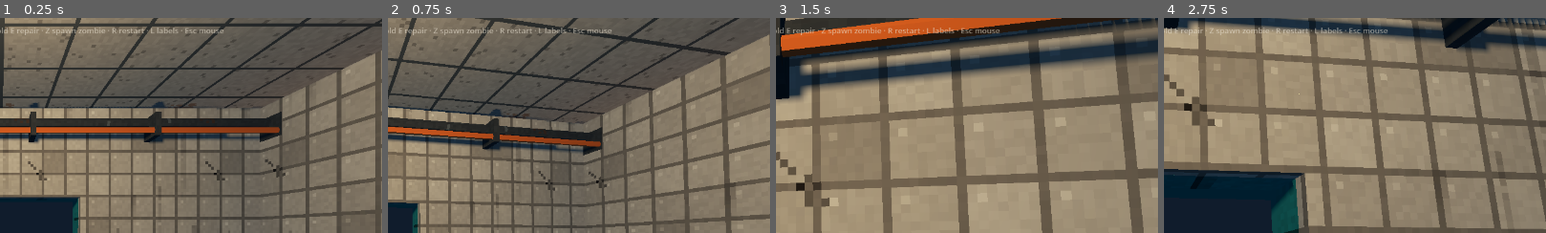
Above: before the commit, frames 1-4 (left to right).
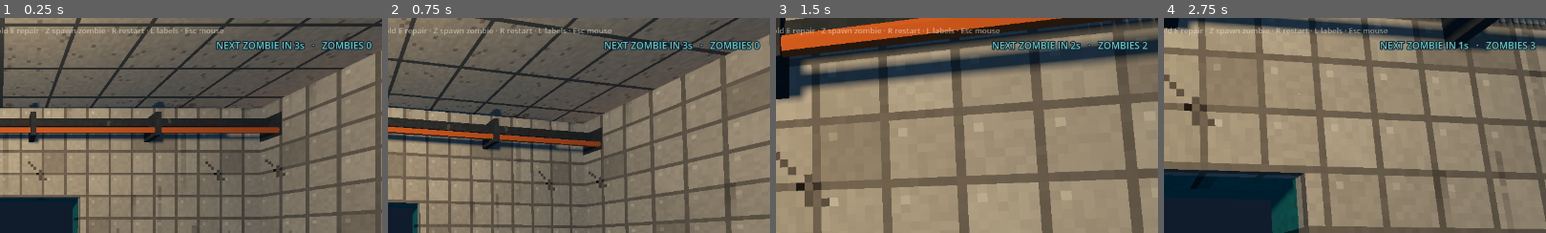
Above: after the commit, the same moments.

Repository: jojorabbit23/drivethru
Game: Godot game, scene res://main.tscn
Two runs of this game, one before a commit and one after it. Both use one fixed random seed, a clock stepped at 60 frames per second and the inputs below.
Inputs (mouse positions are % of the whole screen's width and height, from its top left):
- Up to frame 1 (0.25 s): no input
- Up to frame 2 (0.75 s): tap Enter at 0.5 s; move the mouse to (55, 50) at 0.52 s; press the mouse at (55, 50) at 0.53 s; hold W (move_forward) from 0.53 s (still down)
- Up to frame 3 (1.5 s): keep holding W (move_forward); tap Space (jump) at 0.77 s; tap Z at 0.8, 1.35 s; move the mouse to (45, 50) at 1.27 s; release the mouse at (45, 50) at 1.28 s
- Up to frame 4 (2.75 s): keep holding W (move_forward); tap Space (jump) at 1.52 s; click (45, 50) at 1.55 s; move the mouse to (52, 48) at 2.02 s; right-click (52, 48) at 2.1 s; tap Z at 2.3 s
The pictures show only the part of the screen within x 50-100%, y 0-50%; the shares and areas given below are measured in that part.

The runs differ from the first frame. In frame 1, 1.3% of the frame differs, in the area x 56-98%, y 10-16%; in frame 2, 1.2%; in frame 3, 1.2%; in frame 4, 1.2%.

Commit message:
Spawn a Shambler every 11 seconds from either lane
- main.gd: wave clock (first at 3 s, then every spawn_interval = 11 s),
  random lane per spawn toward that lane's boarded window, never three in a
  row from one side, max_zombies cap, stops when the player dies
- HUD countdown to the next zombie and a live zombie count
- tools/spawn_test.gd: 2-minute run checks timing, both sides, no streaks,
  lane start points, every zombie reaching its own window, stop on death
- README/AGENTS: document the spawner and the new test

All seven test commands pass.

Co-Authored-By: Claude Opus 5.5 <noreply@anthropic.com>
Claude-Session: https://claude.ai/code/session_01WCsn9RbBfcfb7Wuzf9BFFz

Diff:
--- a/main.gd
+++ b/main.gd
@@ -5,7 +5,12 @@
 
 @export var auto_spawn := true      # tests switch this off
 @export var first_zombie_delay := 3.0
-@export var max_zombies := 12
+@export var spawn_interval := 11.0   # a new Shambler every this many seconds
+@export var max_zombies := 12        # alive at once; a spawn is skipped while at the cap
+
+var _spawn_t := 0.0
+var _spawned := 0
+var _last_sides: Array[String] = []  # recent lanes, to avoid long streaks on one side
 
 @onready var player: CharacterBody3D = $Player
 @onready var shop: Node3D = $ShopGreybox
@@ -28,8 +33,34 @@
 	player.weapon_changed.connect(func(_i, _w): _update_weapon())
 	_update_weapon()
 	_update_health()
-	if auto_spawn:
-		get_tree().create_timer(first_zombie_delay).timeout.connect(func(): spawn_zombie(shop.get_node("Windows/Window_A")))
+	_spawn_t = first_zombie_delay
+
+# Wave clock: first zombie after first_zombie_delay, then one every
+# spawn_interval seconds, on a random lane (never three in a row on the same
+# side). Stops when the player dies.
+func _physics_process(delta: float) -> void:
+	if not auto_spawn or player.is_dead():
+		return
+	_spawn_t -= delta
+	if _spawn_t <= 0.0:
+		_spawn_t += spawn_interval
+		spawn_zombie(_pick_window())
+
+func _pick_window() -> Node3D:
+	var windows := get_tree().get_nodes_in_group("windows")
+	var pick: Node3D = windows[randi() % windows.size()]
+	if _last_sides.size() >= 2 and _last_sides[-1] == _last_sides[-2] and _last_sides[-1] == pick.name:
+		for w in windows:
+			if w.name != pick.name:
+				pick = w
+				break
+	_last_sides.append(pick.name)
+	if _last_sides.size() > 2:
+		_last_sides.pop_front()
+	return pick
+
+func next_spawn_in() -> float:
+	return maxf(_spawn_t, 0.0)
 
 func spawn_zombie(window: Node3D = null) -> Node:
 	if get_tree().get_nodes_in_group("zombies").size() >= max_zombies:
@@ -37,6 +68,7 @@
 	var windows := get_tree().get_nodes_in_group("windows")
 	if window == null:
 		window = windows[randi() % windows.size()]
+	_spawned += 1
 	var z := SHAMBLER.instantiate()
 	z.setup(window, player)
 	add_child(z)
@@ -63,6 +95,7 @@
 	_hud["cross"].modulate = Color("#F3A34D") if _hitmark > 0.0 else Color("#E9E1D1")
 	_hud["cross"].scale = Vector2.ONE * (1.0 + _hitmark * 0.6)
 	_hud["vignette"].color.a = maxf(0.0, _hud["vignette"].color.a - delta * 1.5)
+	_update_wave_hud()
 	var prompt := ""
 	if player.repair_window and not player.is_dead():
 		var w = player.repair_window
@@ -85,6 +118,13 @@
 func _update_weapon() -> void:
 	var names := ["1  PISTOL (placeholder)", "2  KNIFE"]
 	_hud["weapon"].text = names[player.weapon_index] if player.weapon_index < names.size() else ""
+
+func _update_wave_hud() -> void:
+	if not auto_spawn or player.is_dead():
+		_hud["wave"].text = ""
+		return
+	var alive := get_tree().get_nodes_in_group("zombies").size()
+	_hud["wave"].text = "NEXT ZOMBIE IN %ds   ·   ZOMBIES %d" % [ceili(next_spawn_in()), alive]
 
 func _update_health() -> void:
 	_hud["health"].text = "HEALTH %d   ·   KILLS %d" % [int(player.health), _kills]
@@ -149,4 +189,14 @@
 	weapon.position += Vector2(-316, -40)
 	weapon.size = Vector2(300, 30)
 	layer.add_child(weapon)
-	_hud = {"cross": cross, "health": health, "prompt": prompt, "dead": dead, "vignette": vignette, "weapon": weapon}
+	var wave := Label.new()
+	wave.add_theme_font_size_override("font_size", 16)
+	wave.add_theme_color_override("font_color", Color("#65C9C2"))
+	wave.add_theme_color_override("font_outline_color", Color("#101C2C"))
+	wave.add_theme_constant_override("outline_size", 6)
+	wave.horizontal_alignment = HORIZONTAL_ALIGNMENT_RIGHT
+	wave.set_anchors_and_offsets_preset(Control.PRESET_TOP_RIGHT)
+	wave.position += Vector2(-336, 34)
+	wave.size = Vector2(320, 24)
+	layer.add_child(wave)
+	_hud = {"wave": wave, "cross": cross, "health": health, "prompt": prompt, "dead": dead, "vignette": vignette, "weapon": weapon}
--- /dev/null
+++ b/tools/spawn_test.gd
@@ -0,0 +1,83 @@
+# Checks the wave spawner (headless):
+#   godot --headless --path . --fixed-fps 60 --script res://tools/spawn_test.gd
+# Runs the real game for 2 minutes with an invulnerable player and watches
+# every spawn.
+extends SceneTree
+
+const DT := 1.0 / 60.0
+var failures := 0
+
+func _initialize() -> void:
+	_run.call_deferred()
+
+func check(ok: bool, what: String) -> void:
+	print(("  PASS  " if ok else "  FAIL  ") + what)
+	if not ok:
+		failures += 1
+
+func _run() -> void:
+	seed(7)
+	var main: Node3D = load("res://main.tscn").instantiate()
+	root.add_child(main)   # auto_spawn stays on: this is the real spawner
+	var player: CharacterBody3D = main.get_node("Player")
+	player.max_health = 1e9
+	player.health = 1e9
+	var interval: float = main.spawn_interval
+	var spawns := []        # [time, window name, zombie]
+	var known := {}
+	var t := 0.0
+	while t < 120.0:
+		await physics_frame
+		t += DT
+		for z in main.get_children():
+			if z is CharacterBody3D and z.is_in_group("zombies") and not known.has(z):
+				known[z] = true
+				spawns.append([t, (z.window as Node).name, z, (z as Node3D).global_position])
+	var times := spawns.map(func(s): return "%.1f" % s[0])
+	print("  spawns at: ", ", ".join(times))
+	var expected := int((120.0 - main.first_zombie_delay) / interval) + 1
+	check(spawns.size() == expected, "%d zombies in 2 minutes (expected %d)" % [spawns.size(), expected])
+	check(absf(spawns[0][0] - main.first_zombie_delay) < 0.1, "first one at %.1f s" % spawns[0][0])
+	var gaps_ok := true
+	for i in range(1, spawns.size()):
+		if absf(spawns[i][0] - spawns[i - 1][0] - interval) > 0.1:
+			gaps_ok = false
+	check(gaps_ok, "every gap is %.0f s" % interval)
+	var a := spawns.filter(func(s): return s[1] == "Window_A").size()
+	var b := spawns.filter(func(s): return s[1] == "Window_B").size()
+	check(a > 0 and b > 0, "both sides used (Window A lane %d, Window B lane %d)" % [a, b])
+	var streak_ok := true
+	for i in range(2, spawns.size()):
+		if spawns[i][1] == spawns[i - 1][1] and spawns[i][1] == spawns[i - 2][1]:
+			streak_ok = false
+	check(streak_ok, "never three in a row from the same side")
+	var lane_ok := true
+	for s in spawns:
+		var w: Node3D = main.get_node("ShopGreybox/Windows/" + s[1])
+		if (s[3] as Vector3).distance_to(w.lane_spawn()) > 1.0:
+			lane_ok = false
+	check(lane_ok, "each zombie starts at the far end of its window's lane")
+	# every zombie spawned more than 12 s ago has reached or broken through its own window
+	var reached := 0
+	var due := 0
+	for s in spawns:
+		var z: Node = s[2]
+		if not is_instance_valid(z) or t - s[0] < 12.0:
+			continue
+		due += 1
+		if z.state >= 1:   # BREACH or later
+			reached += 1
+	check(reached == due, "every zombie older than 12 s has got to its window (%d of %d)" % [reached, due])
+	# the clock stops when the player dies
+	player.health = 1.0
+	player.take_damage(5.0)
+	var count := spawns.size()
+	for i in int(interval * 2.0 / DT):
+		await physics_frame
+		for z in main.get_children():
+			if z is CharacterBody3D and z.is_in_group("zombies") and not known.has(z):
+				known[z] = true
+				count += 1
+	check(count == spawns.size(), "no more spawns after you die")
+	print("\n%d failure(s)" % failures)
+	quit(1 if failures > 0 else 0)
Not shown, changed: AGENTS.md
Not shown, changed: README.md
Not shown, changed: docs/handover/KNIFE_HANDS.md
